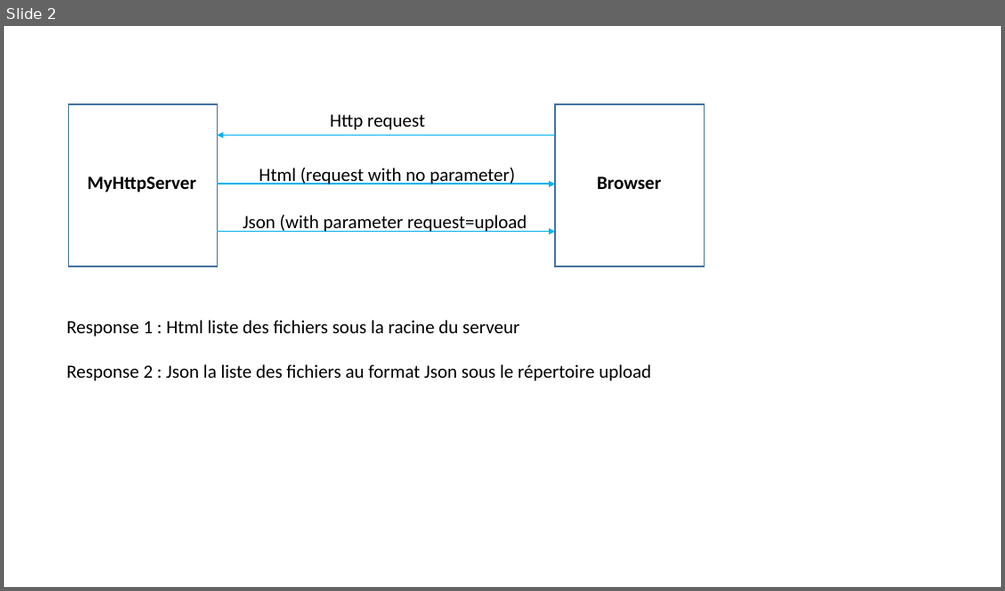
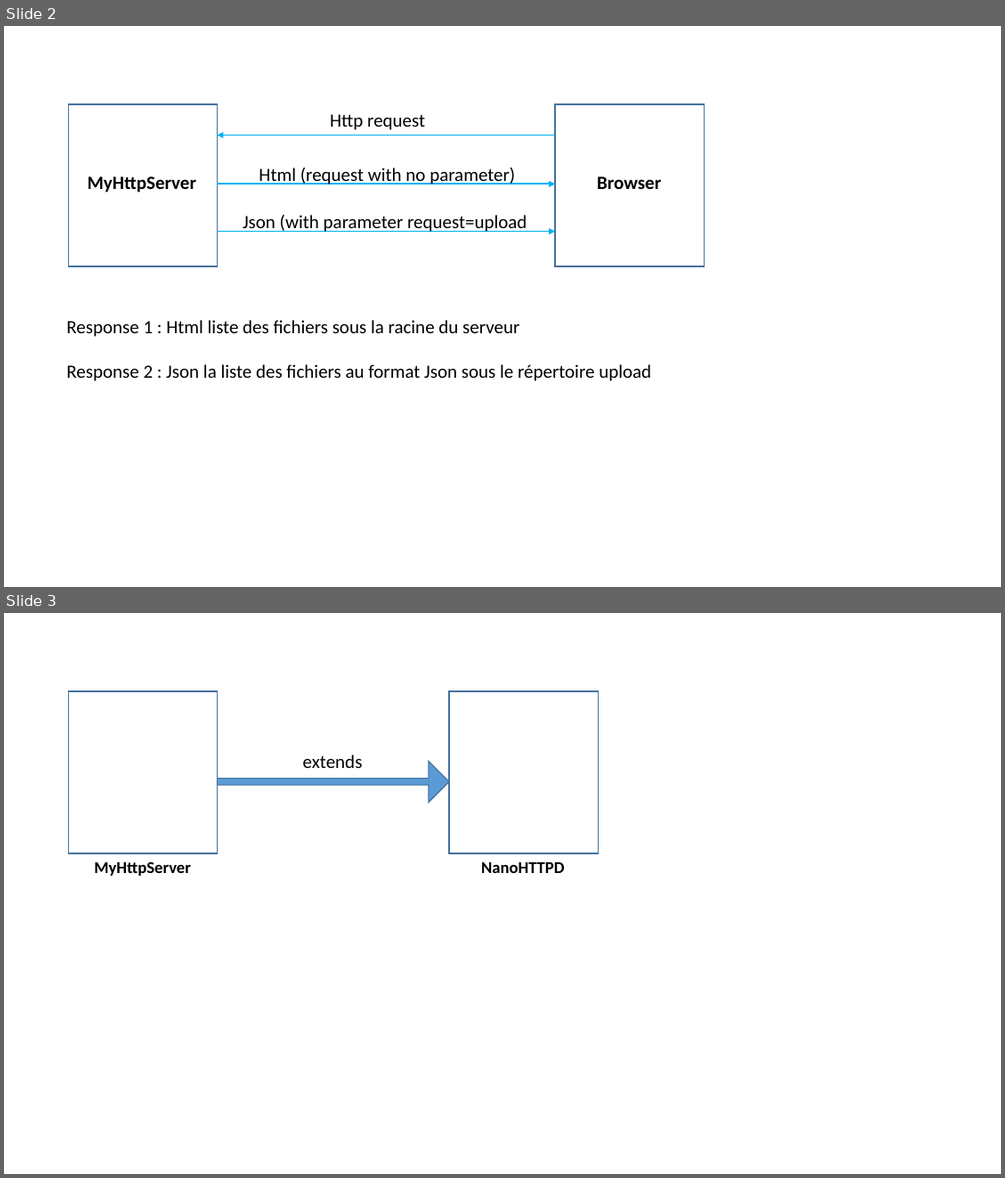
Before and after one commit to mjayari/PFE_Project, a slide deck: Présentation_image.pptx. Shown one above the other, each under a label of ours: slide 2 before the commit, slides 2 and 3 after it. The pictures are 1005x591 and 1005x1178 pixels, drawn with LibreOffice and Linux fonts; fonts in the diff are those of the drawing. Boxes give left, top, right and bottom in pixels: in the first picture for what was removed or moved away, otherwise in the second. Text is boxed around its words. In the diff, an @@ line names an element or a change of style, - is before the commit and + after.

```diff
--- a/Présentation_image.pptx
+++ b/Présentation_image.pptx
@@ slide 3 added at (x1=4, y1=613, x2=1001, y2=1174), background #FFFFFF @@
@@ rectangle added at (x1=68, y1=691, x2=217, y2=854), outline #43739E 1 pt @@
@@ rectangle added at (x1=449, y1=691, x2=598, y2=854), outline #43739E 1 pt @@
@@ right arrow added at (x1=217, y1=761, x2=449, y2=803), fill #5B9BD5, outline #43739E 1 pt @@
@@ text added at (x1=303, y1=755, x2=363, y2=768), 18 pt, text #000000 @@
+extends
@@ text added at (x1=94, y1=861, x2=190, y2=876), 16 pt, text #000000, bold @@
+MyHttpServer
@@ text added at (x1=481, y1=862, x2=564, y2=873), 16 pt, text #000000, bold @@
+NanoHTTPD
```
Also in this commit, not shown: 3 slides changed, 4 other slides added, 3 other files.
